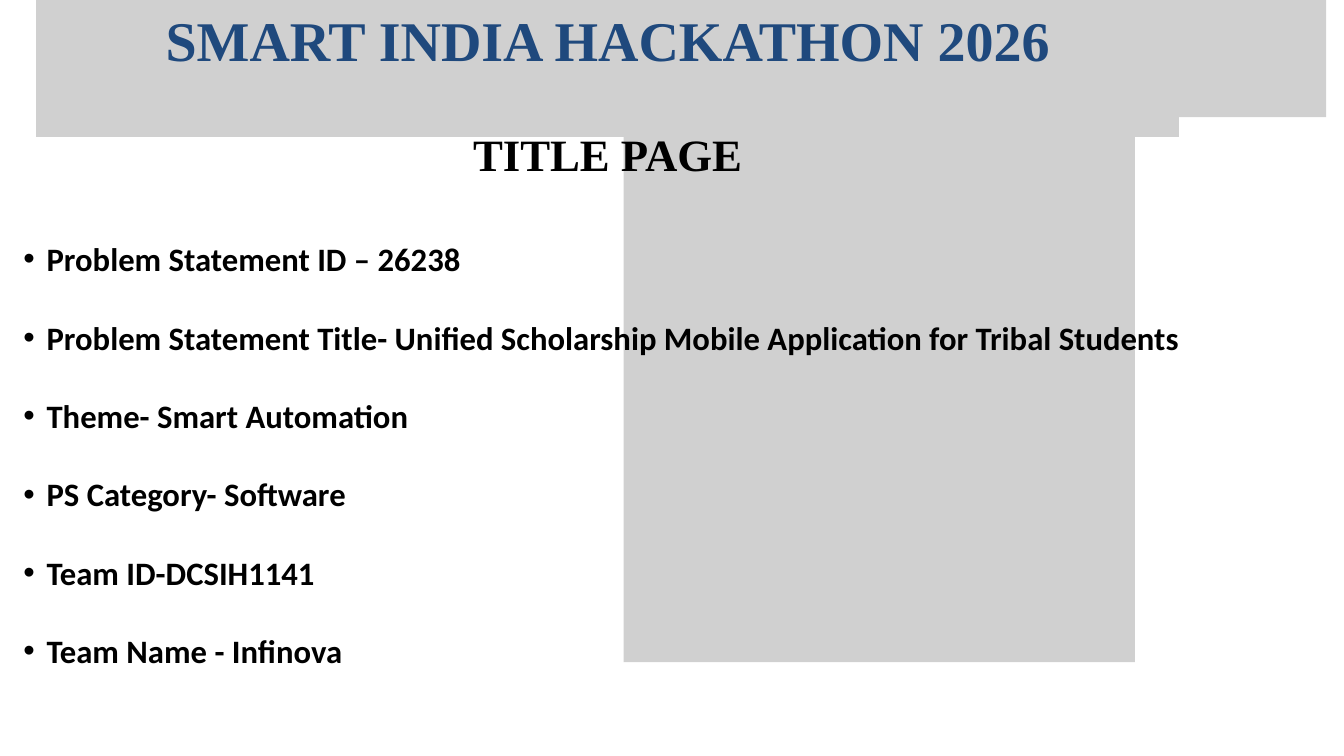
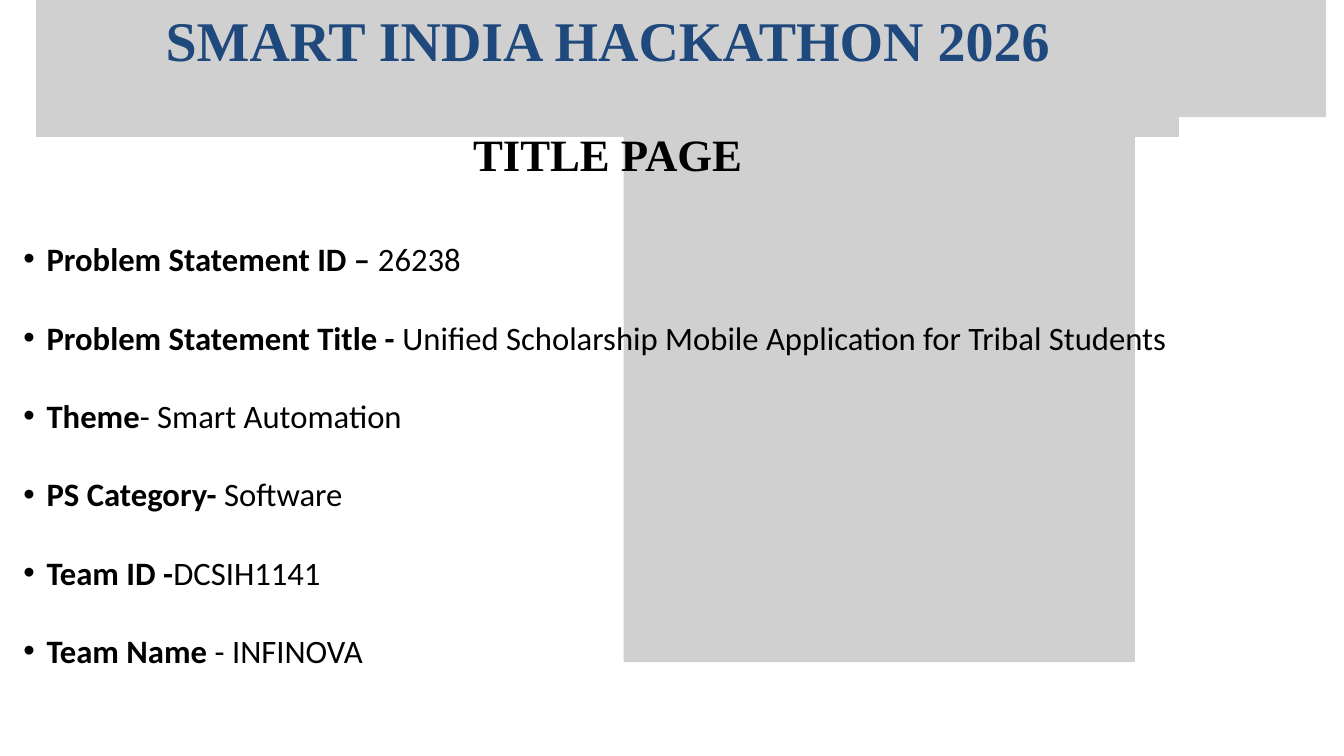
Before and after one commit to mohammedkaliff/sih26238, a slide deck: slide 1 of sih26238.pptx. Drawn at 1344x756 pixels with LibreOffice and Linux fonts; fonts in the diff are those of the drawing; grey boxes stand for pictures. Boxes give left, top, right and bottom in pixels: in the first picture for what was removed or moved away, otherwise in the second. Text is boxed around its words. In the diff, an @@ line names an element or a change of style, - is before the commit and + after.

```diff
--- a/sih26238.pptx
+++ b/sih26238.pptx
@@ text at (47, 248, 461, 512): bold off in "26238", "Theme- Smart Automation", "Software" @@
@@ text at (47, 323, 1166, 358): text changed; bold off @@
-  • Problem Statement Title- Unified Scholarship Mobile Application for Tribal Students
+  • Problem Statement Title - Unified Scholarship Mobile Application for Tribal Students
@@ text at (47, 563, 363, 664): text changed; bold off @@
-  • Team ID-DCSIH1141
-  • Team Name - Infinova
+  • Team ID -DCSIH1141
+  • Team Name - INFINOVA
```
Also in this commit, not shown: 1 other slide changed, 3 other files.
